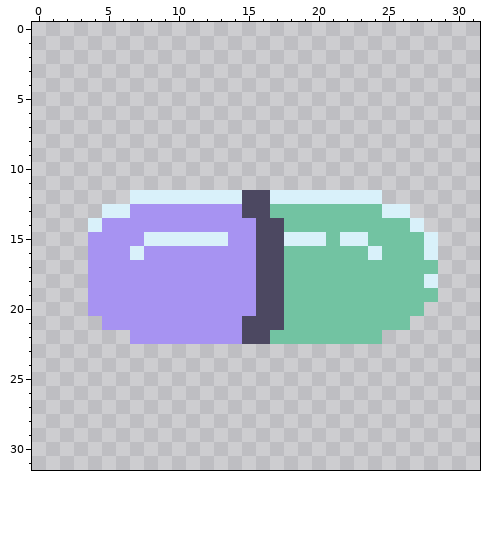
File history of a pixel-art sprite, godot/assets/gfx/ui/icons/pill.png. The picture above was drawn from the file before the commit.
The file is 32x32 pixels.
After:
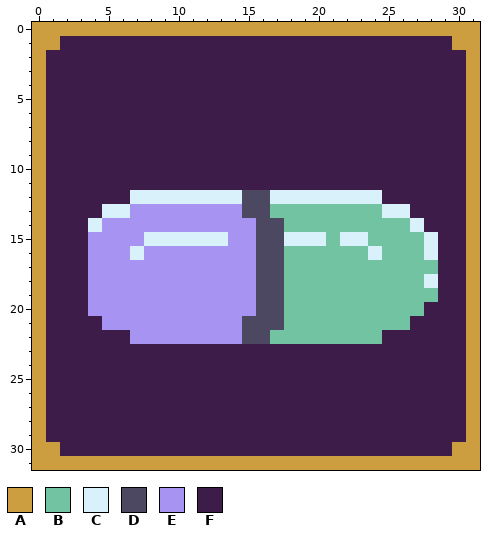
Palette (. is transparent): A #cd9e3f  B #72c3a2  C #d9f1fa  D #4c4861  E #a793f2  F #3d1c49
Changes in this commit:
Colour A now appears in row 0 at x 0 to 31; in row 1 at x 0 to 1 and 30 to 31; in rows 2 to 29 at x 0 and 31; in row 30 at x 0 to 1 and 30 to 31; in row 31 at x 0 to 31.
Colour F now appears in row 1 at x 2 to 29; in rows 2 to 11 at x 1 to 30; in row 12 at x 1 to 6 and 25 to 30; in row 13 at x 1 to 4 and 27 to 30; in row 14 at x 1 to 3 and 28 to 30; in rows 15 to 19 at x 1 to 3 and 29 to 30.
Colour F now appears in row 20 at x 1 to 3 and 28 to 30; in row 21 at x 1 to 4 and 27 to 30; in row 22 at x 1 to 6 and 25 to 30; in rows 23 to 29 at x 1 to 30; in row 30 at x 2 to 29.
